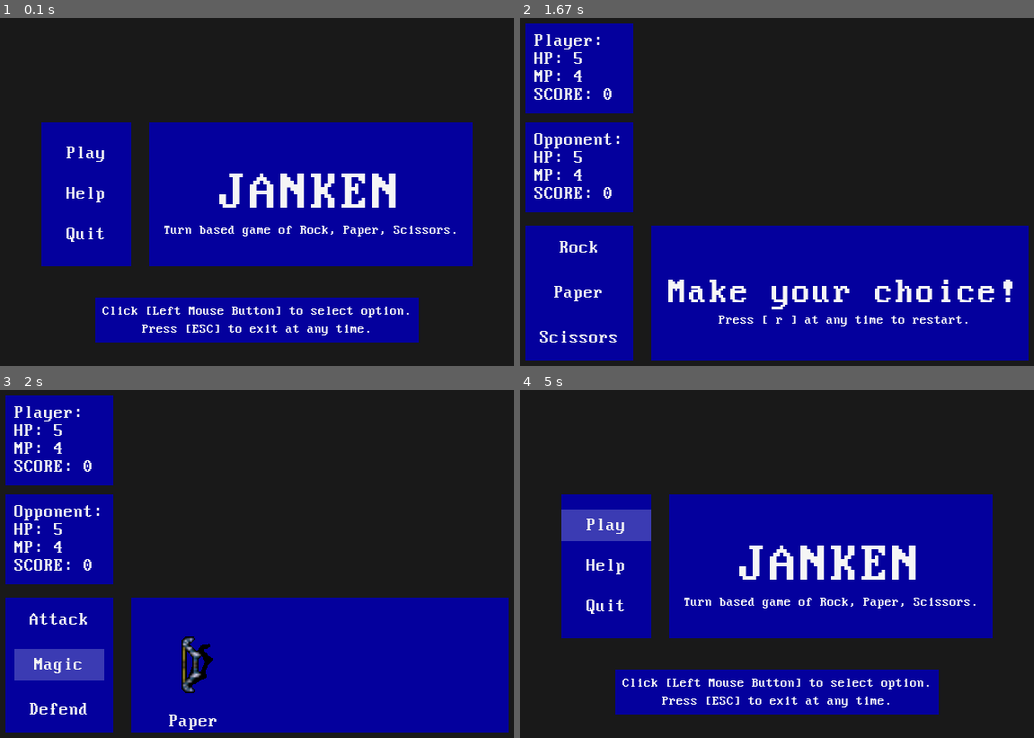
Above: before the commit, frames 1-4 (two rows, left to right).
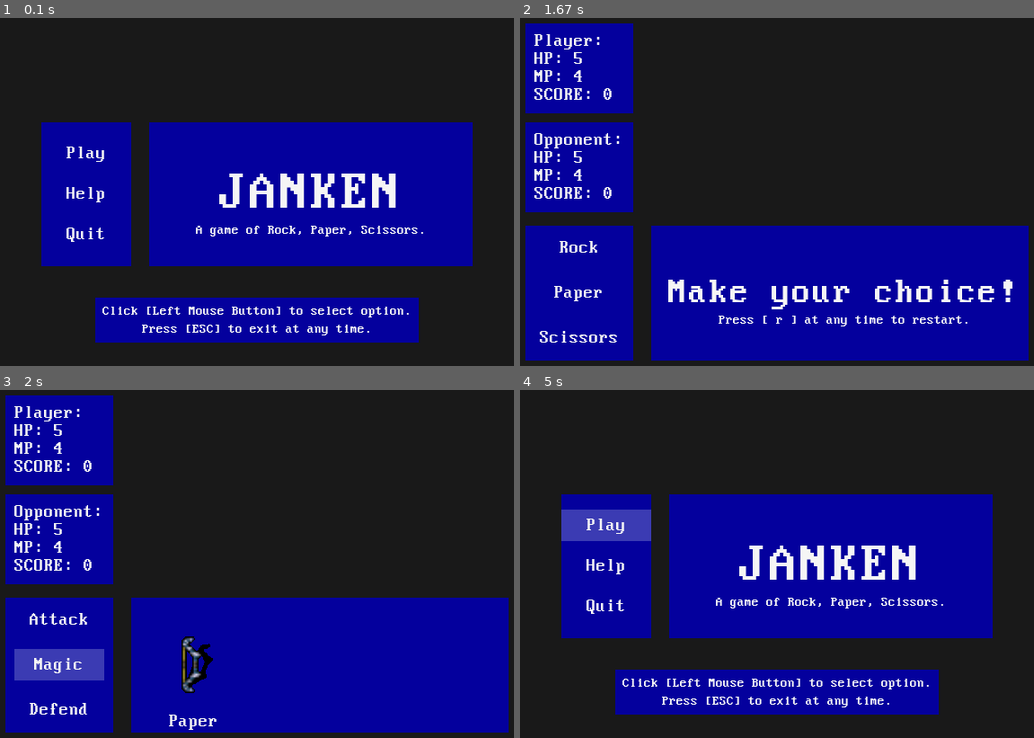
Above: after the commit, the same moments.

Repository: jaimitoconfig/JANKEN
Game: pygame game, started from janken_pygame/main.py
Two runs of this game, one before a commit and one after it. Both use one fixed random seed, a clock stepped at 60 frames per second and the inputs below.
Inputs (mouse positions are in pixels of both pictures, inside the frame that each line leads up to):
- Up to frame 1 (0.1 s): no input
- Up to frame 2 (1.67 s): click (607, 139) at 0.88 s
- Up to frame 3 (2 s): click "Paper" at 1.72 s
- Up to frame 4 (5 s): click (777, 609) at 2.08 s; click "Defend" at 2.38 s; click "Continue" at 2.77 s; click (602, 602) at 3.05 s; click "Rock" at 3.38 s; click "Attack" at 3.77 s; click "Restart" at 4.05 s; click "Play" at 4.88 s

The runs differ from the first frame. In frame 1, 0.7% of the frame differs, in the area x 31-89%, y 59-63%; in frame 2, nothing differs; in frame 3, nothing differs; in frame 4, 0.7%.

Commit message:
Finsihed.

Diff:
--- a/janken_pygame/resources/constants.py
+++ b/janken_pygame/resources/constants.py
@@ -10,7 +10,7 @@
 
 # Strings.
 TITLE = 'JANKEN'
-DESCRIPTION = 'Turn based game of Rock, Paper, Scissors.'
+DESCRIPTION = 'A game of Rock, Paper, Scissors.'
 CHOICE = 'Make your choice!'
 LOW_MP = 'Low MP'
 WON = 'Won'
